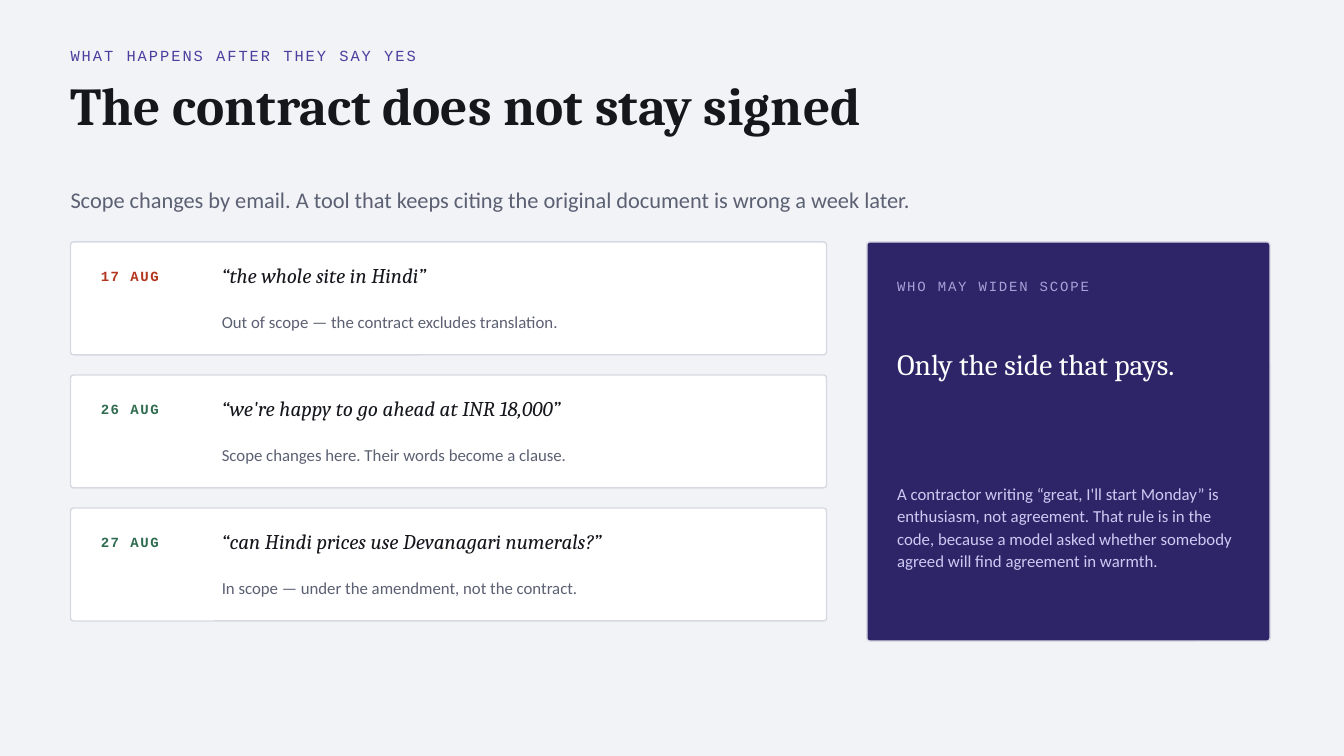
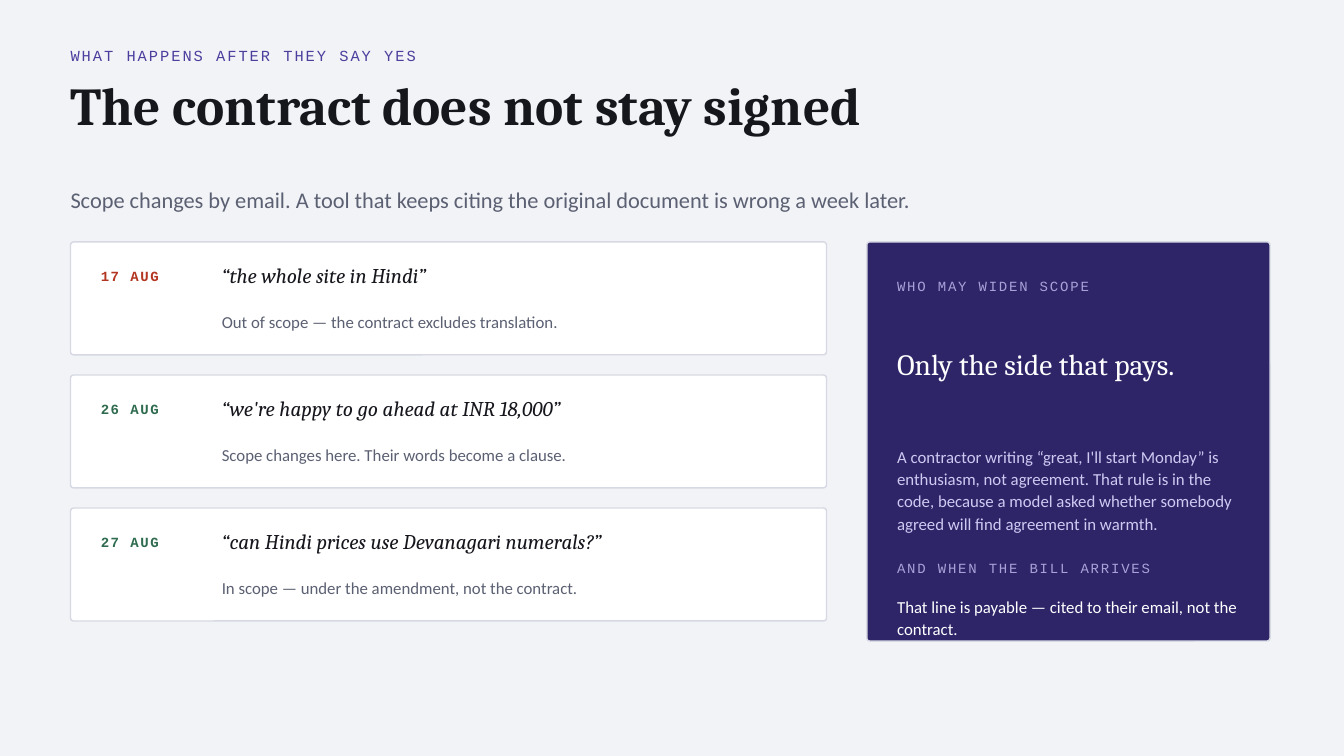
Before and after one commit to AMREESHAYS/chief-of-staff, a slide deck: slide 6 of deck/chief-of-staff.pptx. Drawn at 1344x756 pixels with LibreOffice and Linux fonts; fonts in the diff are those of the drawing. Boxes give left, top, right and bottom in pixels: in the first picture for what was removed or moved away, otherwise in the second. Text is boxed around its words. In the diff, an @@ line names an element or a change of style, - is before the commit and + after.

```diff
--- a/deck/chief-of-staff.pptx
+++ b/deck/chief-of-staff.pptx
@@ text "A contractor writing “great, I'll ...": place and size @@
-text "A contractor writing “great, I'll ..." at [897, 488, 1232, 570]
+text "A contractor writing “great, I'll ..." at [897, 451, 1232, 533]
@@ text added at [897, 564, 1151, 573], 10 pt, text #A9A2D8 @@
+AND WHEN THE BILL ARRIVES
@@ text added at [897, 601, 1237, 635], 12 pt, text #FFFFFF @@
+That line is payable — cited to their email, not the contract.
```
Also in this commit, not shown: 1 other slide changed, 2 other files.
